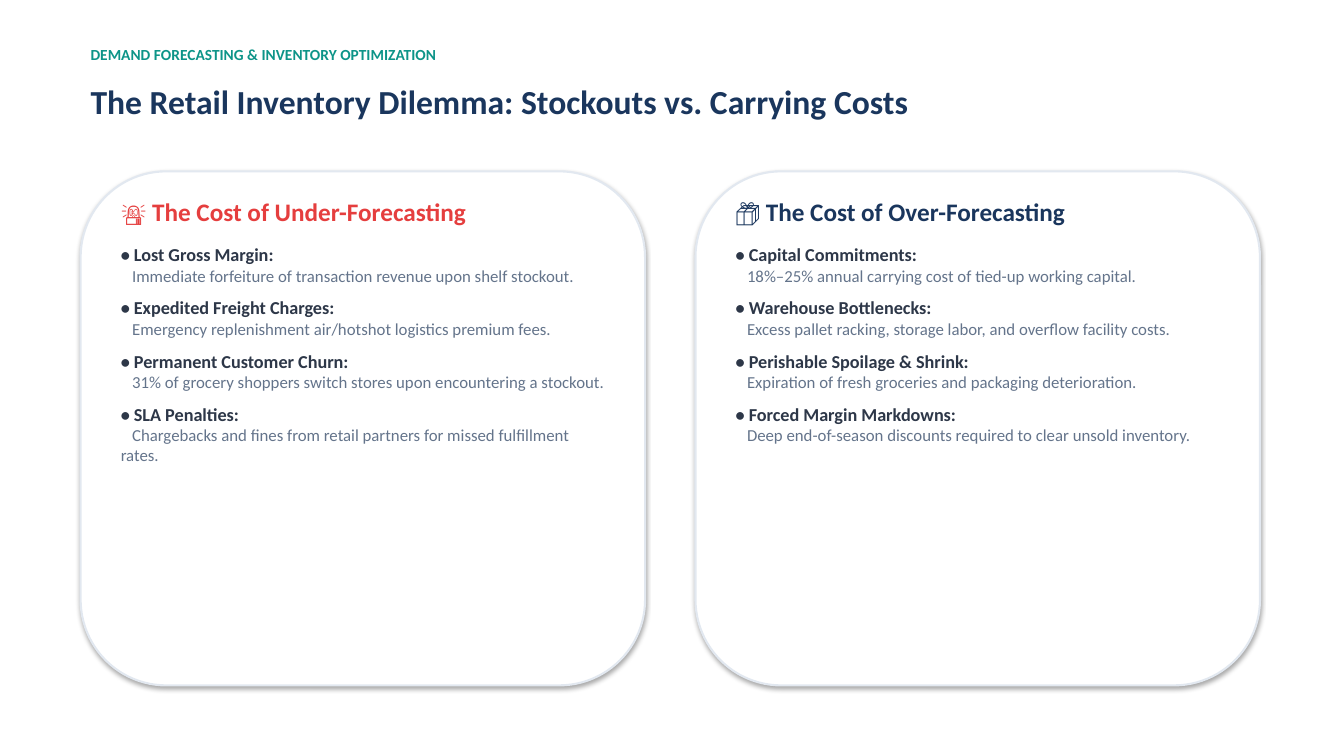
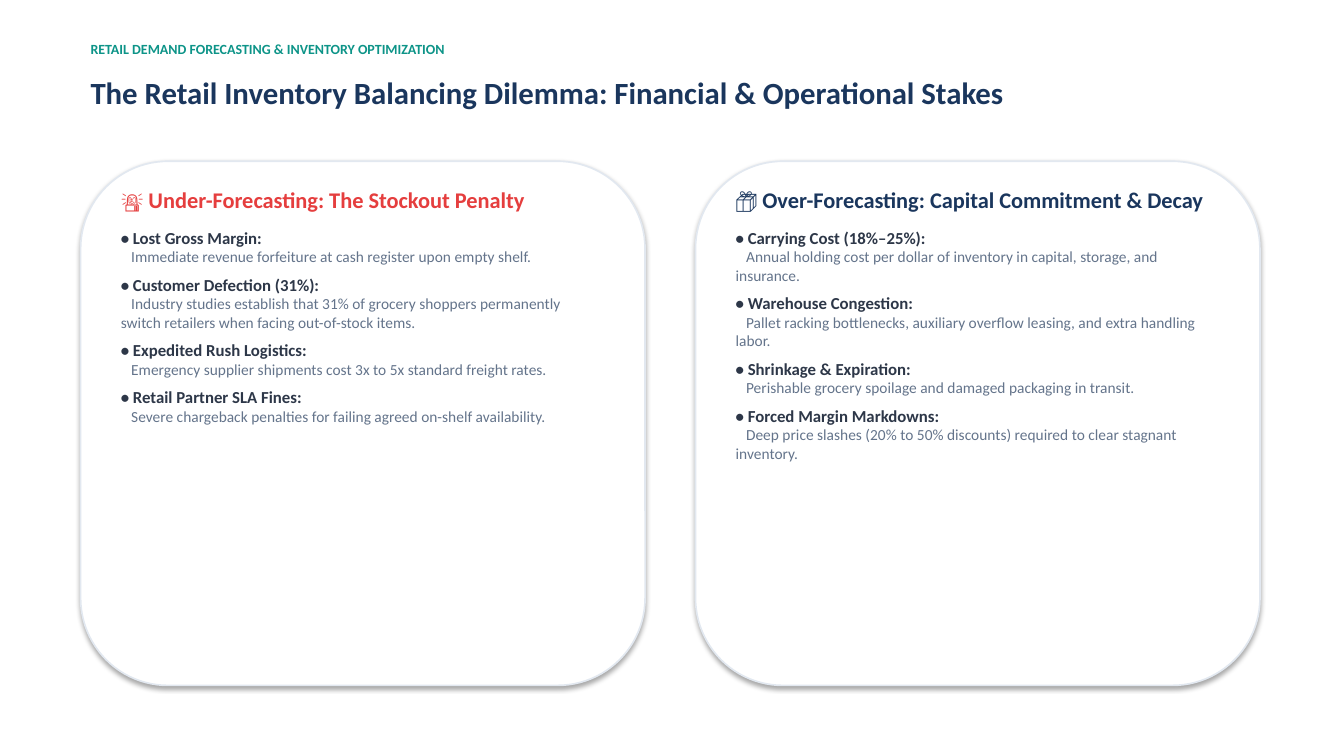
Before and after one commit to Pranav-2910/Demand-Forecasting-Inventory-Optimization-Using-Machine-Learning, a slide deck: slide 2 of Week 4/final_presentation.pptx. Drawn at 1344x756 pixels with LibreOffice and Linux fonts; fonts in the diff are those of the drawing. Boxes give left, top, right and bottom in pixels: in the first picture for what was removed or moved away, otherwise in the second. Text is boxed around its words. In the diff, an @@ line names an element or a change of style, - is before the commit and + after.

```diff
--- a/Week 4/final_presentation.pptx
+++ b/Week 4/final_presentation.pptx
@@ text at bbox=[91, 45, 445, 54]: text changed; size 11 to 10 pt @@
-DEMAND FORECASTING & INVENTORY OPTIMIZATION
+RETAIL DEMAND FORECASTING & INVENTORY OPTIMIZATION
@@ text at bbox=[91, 82, 1003, 110]: text changed; size 24 to 22 pt @@
-The Retail Inventory Dilemma: Stockouts vs. Carrying Costs
+The Retail Inventory Balancing Dilemma: Financial & Operational Stakes
@@ rounded rectangle: place and size @@
-rounded rectangle at bbox=[81, 171, 645, 686]
+rounded rectangle at bbox=[81, 161, 645, 686]
@@ rounded rectangle at bbox=[81, 161, 645, 686]: outline #E2E8F0 1.5 pt to #E2E8F0 1.2 pt @@
@@ rounded rectangle at bbox=[696, 161, 1260, 686]: outline #E2E8F0 1.5 pt to #E2E8F0 1.2 pt @@
@@ rounded rectangle: place and size @@
-rounded rectangle at bbox=[696, 171, 1260, 686]
+rounded rectangle at bbox=[696, 161, 1260, 686]
@@ text "🚨 Under-Forecasting: The Stockout Penalty": place and size @@
-text "🚨 Under-Forecasting: The Stockout Penalty" at bbox=[121, 203, 603, 461]
+text "🚨 Under-Forecasting: The Stockout Penalty" at bbox=[121, 192, 560, 425]
@@ text at bbox=[148, 192, 525, 212]: text changed; size 18 to 16 pt @@
-🚨 The Cost of Under-Forecasting
+🚨 Under-Forecasting: The Stockout Penalty
@@ text "📦 Over-Forecasting: Capital Commitment & ...": place and size @@
-text "📦 Over-Forecasting: Capital Commitment & ..." at bbox=[747, 203, 1190, 444]
+text "📦 Over-Forecasting: Capital Commitment & ..." at bbox=[736, 192, 1203, 462]
@@ text at bbox=[736, 192, 1203, 396]: text changed; size 12 to 11 pt @@
-📦 The Cost of Over-Forecasting
-• Capital Commitments:
-18%–25% annual carrying cost of tied-up working capital.
-• Warehouse Bottlenecks:
-Excess pallet racking, storage labor, and overflow facility costs.
-• Perishable Spoilage & Shrink:
-Expiration of fresh groceries and packaging deterioration.
+📦 Over-Forecasting: Capital Commitment & Decay
+• Carrying Cost (18%–25%):
+Annual holding cost per dollar of inventory in capital, storage, and insurance.
+• Warehouse Congestion:
+Pallet racking bottlenecks, auxiliary overflow leasing, and extra handling labor.
+• Shrinkage & Expiration:
+Perishable grocery spoilage and damaged packaging in transit.
@@ text at bbox=[133, 232, 261, 247]: size 13 to 12 pt in "• Lost Gross Margin:" @@
@@ text at bbox=[121, 251, 560, 425]: text changed; size 12 to 11 pt @@
-Immediate forfeiture of transaction revenue upon shelf stockout.
-• Expedited Freight Charges:
-Emergency replenishment air/hotshot logistics premium fees.
-• Permanent Customer Churn:
-31% of grocery shoppers switch stores upon encountering a stockout.
-• SLA Penalties:
-Chargebacks and fines from retail partners for missed fulfillment rates.
+Immediate revenue forfeiture at cash register upon empty shelf.
+• Customer Defection (31%):
+Industry studies establish that 31% of grocery shoppers permanently switch retailers when facing out-of-stock items.
+• Expedited Rush Logistics:
+Emergency supplier shipments cost 3x to 5x standard freight rates.
+• Retail Partner SLA Fines:
+Severe chargeback penalties for failing agreed on-shelf availability.
@@ text at bbox=[748, 410, 939, 425]: size 13 to 12 pt in "• Forced Margin Markdowns:" @@
@@ text at bbox=[736, 429, 1176, 462]: text changed; size 12 to 11 pt @@
-Deep end-of-season discounts required to clear unsold inventory.
+Deep price slashes (20% to 50% discounts) required to clear stagnant inventory.
```
Also in this commit, not shown: 10 other slides changed, 3 slides added, 1 slide removed, 4 other files.
